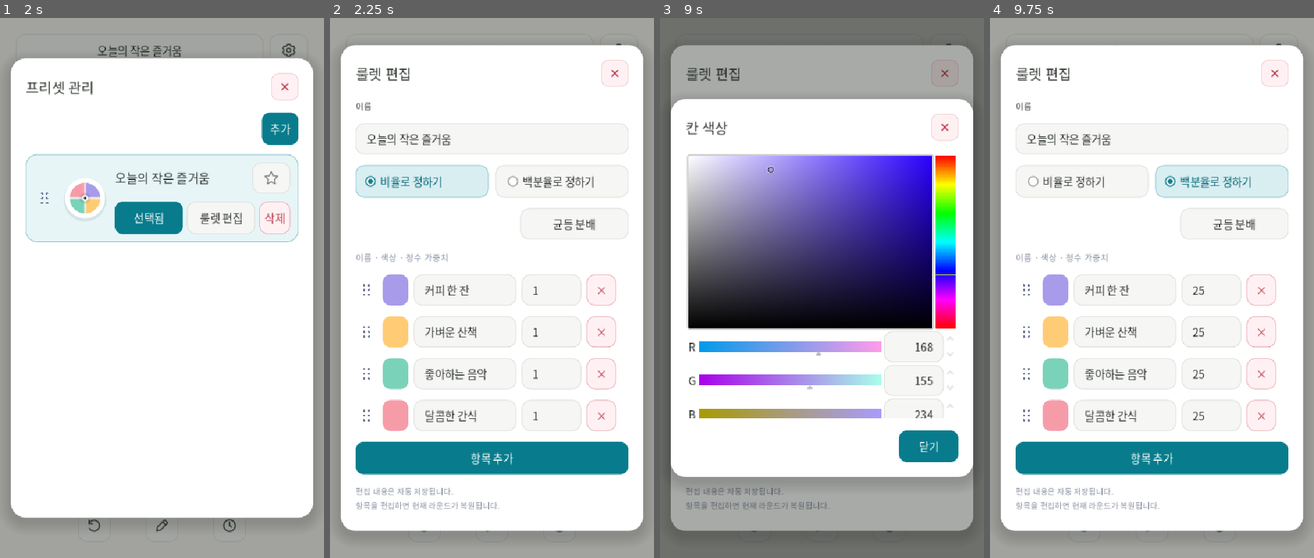
Above: before the commit, frames 1-4 (left to right).
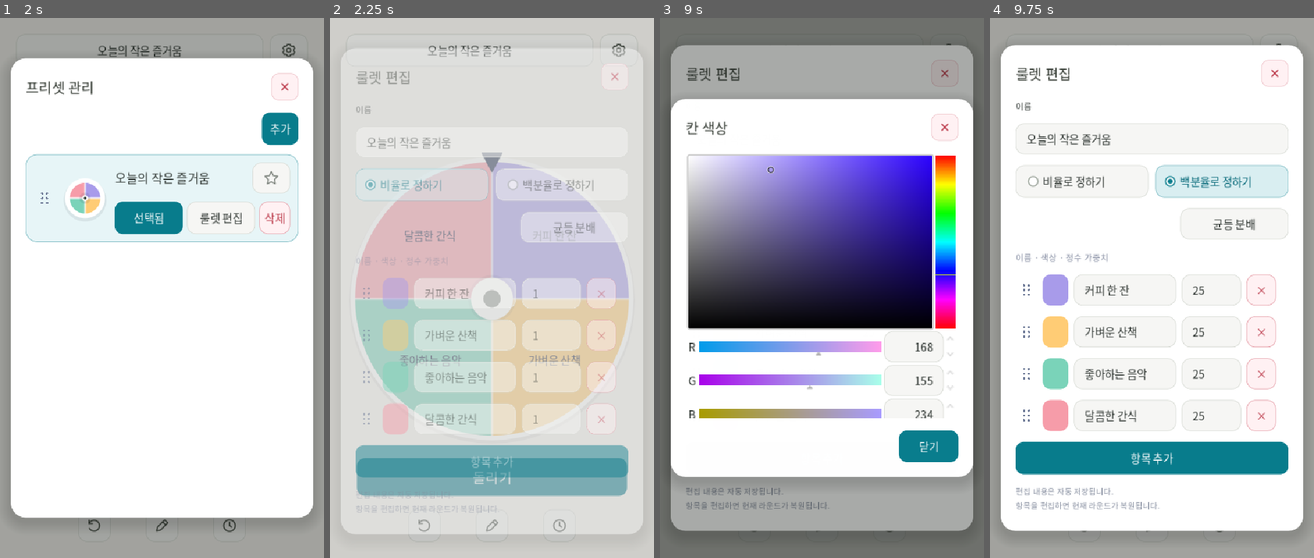
Above: after the commit, the same moments.

Repository: huyeon123/spin-wheel
Game: Godot game, scene res://main.tscn
Two runs of this game, one before a commit and one after it. Both use one fixed random seed, a clock stepped at 60 frames per second and the inputs below. Sound files missing from this copy of the repository are replaced by a short silence.
Inputs (mouse positions are in pixels of both pictures, inside the frame that each line leads up to):
- Up to frame 1 (2 s): click "오늘의 작은 즐거움" at 0.5 s; click "선택됨" at 1.25 s
- Up to frame 2 (2.25 s): click "룰렛 편집" at 2 s
- Up to frame 3 (9 s): click (948, 50) at 2.77 s; click "돌리기" at 3.5 s; click (753, 525) at 4.27 s; click (822, 525) at 5.02 s; click (890, 525) at 5.77 s; click "비율로 정하기" at 6.5 s; click "백분율로 정하기" at 7.25 s; click "균등 분배" at 8 s; click (724, 288) at 8.77 s
- Up to frame 4 (9.75 s): click "닫기" at 9.5 s

Frame 1 is identical in both runs. In frame 2, 89% of the frame differs, in the area x 0-100%, y 0-100%; in frame 3, less than 0.1%; in frame 4, nothing differs.

Commit message:
Complete v0.2.8 with tested overlay opening and closing transitions

Diff:
--- a/scripts/main.gd
+++ b/scripts/main.gd
@@ -261,9 +261,11 @@
  editor_dialog.popup_centered(Vector2i(760, 720))
 
 func _close_editor() -> void:
+ if editor_dialog.visible:
+  editor_dialog.dismiss(_close_editor)
+  return
  _commit_inputs(editor)
  editor_dialog.hide()
- if is_instance_valid(editor_opener) and editor_opener.is_inside_tree(): editor_opener.grab_focus.call_deferred()
  _save()
  _refresh_wheel()
 
@@ -549,12 +551,12 @@
    var timestamp := _label(str(h.at),13); timestamp.add_theme_color_override("font_color",Color("737d78")); detail.add_child(timestamp)
   if i > end + 1: list.add_child(HSeparator.new())
  var paging := _row(); box.add_child(paging)
- if page > 0: paging.add_child(_button("최근 기록", func(): history_dialog.queue_free(); _history(page - 1)))
- if end >= 0: paging.add_child(_button("이전 기록", func(): history_dialog.queue_free(); _history(page + 1)))
+ if page > 0: paging.add_child(_button("최근 기록", func(): _switch_layer(history_dialog, func(): _history(page - 1))))
+ if end >= 0: paging.add_child(_button("이전 기록", func(): _switch_layer(history_dialog, func(): _history(page + 1))))
  var footer := _row(); box.add_child(footer)
  var count := _label("%d개 기록" % preset.history.size(),14); count.size_flags_horizontal = Control.SIZE_EXPAND_FILL; footer.add_child(count)
  var reset := _button("기록 초기화", func():
-  _confirm("기록 초기화", "이 룰렛의 당첨 기록을 모두 지울까요? 되돌릴 수 없습니다.", func(): preset.history.clear(); _save(); _refresh_result(); history_dialog.queue_free()))
+  _confirm("기록 초기화", "이 룰렛의 당첨 기록을 모두 지울까요? 되돌릴 수 없습니다.", func(): preset.history.clear(); _save(); _refresh_result(); history_dialog.dismiss(history_dialog.queue_free)))
  _danger_button(reset); reset.disabled = preset.history.is_empty(); footer.add_child(reset)
  history_dialog.confirmed.connect(history_dialog.queue_free); history_dialog.canceled.connect(history_dialog.queue_free); history_dialog.popup_centered()
 
@@ -577,7 +579,8 @@
  return _top_layer() != null
 
 func _top_layer() -> Control:
- var layers := get_tree().get_nodes_in_group("wheel_layers")
+ # Reopening an existing modal changes visual stack order, not scene-tree order.
+ var layers := Layer._open_layers
  for i in range(layers.size() - 1, -1, -1):
   if is_instance_valid(layers[i]) and layers[i].is_visible_in_tree(): return layers[i]
  return null
@@ -619,7 +622,9 @@
  _settings()
 
 func _switch_layer(dialog: Control, action: Callable) -> void:
- dialog.hide(); dialog.queue_free(); action.call_deferred()
+ dialog.dismiss(func():
+  dialog.queue_free()
+  action.call_deferred())
 
 func _animate_spin(t: float) -> void:
  # Quintic trajectory matches release velocity and ends with zero velocity/acceleration.
@@ -767,6 +772,9 @@
 
 func _preset_manager() -> void:
  if busy: return
+ if is_instance_valid(manager_dialog) and manager_dialog.visible:
+  manager_dialog.popup_centered(Vector2i(620,680))
+  return
  if is_instance_valid(manager_dialog): manager_dialog.queue_free()
  manager_dialog = Layer.new(); manager_dialog.title = "프리셋 관리"; manager_dialog.show_footer = false; add_child(manager_dialog)
  manager_dialog.canceled.connect(manager_dialog.queue_free)
@@ -817,8 +825,9 @@
 func _manager_edit(id: String) -> void:
  if busy: return
  _manager_select(id)
- if is_instance_valid(manager_dialog): manager_dialog.hide(); manager_dialog.queue_free()
- _open_editor()
+ if is_instance_valid(manager_dialog):
+  _switch_layer(manager_dialog, _open_editor)
+ else: _open_editor()
 
 func _manager_delete(id: String) -> void:
  if busy or data.presets.size() <= 1: return
--- a/scripts/wheel_layer.gd
+++ b/scripts/wheel_layer.gd
@@ -5,6 +5,12 @@
 signal canceled
 signal close_requested
 
+const ENTER_SECONDS := 0.18
+const EXIT_SECONDS := 0.14
+const TRAVEL_PIXELS := 10.0
+## Injectable accessibility preference: host/platform integration may set this.
+## Godot 4.6 has no cross-platform native reduced-motion preference API.
+static var reduced_motion := false
 static var _open_layers: Array[Control] = []
 var title := "":
  set(value):
@@ -49,6 +55,15 @@
 var _confirmation := false
 var _preferred := Vector2i.ZERO
 var _built := false
+var _transition: Tween
+var _closing := false
+var _transition_id := 0
+var _rest_position := Vector2.ZERO
+var _motion_offset := 0.0:
+ set(value):
+  _motion_offset = value
+  if is_instance_valid(card): card.position = _rest_position + Vector2(0, value)
+var _exit_blocker: Control
 
 func _init() -> void:
  visible = false
@@ -178,6 +193,12 @@
  _ok = _button(ok_button_text, true)
  _ok.pressed.connect(_accept)
  _footer.add_child(_ok)
+ # Keeps the card inert through exit while the full-screen layer still blocks input.
+ _exit_blocker = Control.new()
+ _exit_blocker.mouse_filter = Control.MOUSE_FILTER_STOP
+ add_child(_exit_blocker)
+ _exit_blocker.set_anchors_and_offsets_preset(Control.PRESET_FULL_RECT)
+ _exit_blocker.hide()
 
 func add_content(node: Control) -> void:
  _build()
@@ -197,13 +218,19 @@
 func popup_centered(target: Vector2i = Vector2i.ZERO) -> void:
  _build()
  if not is_inside_tree(): return
+ var was_visible := visible
+ _stop_transition()
+ _closing = false
+ _exit_blocker.hide()
  if not visible:
   var owner := get_viewport().gui_get_focus_owner()
   if is_instance_valid(owner): _opener = weakref(owner)
  _open_layers.erase(self)
  _open_layers.append(self)
- z_as_relative = false
- z_index = 100 + _open_layers.size() * 2
+ for i in range(_open_layers.size()):
+  if is_instance_valid(_open_layers[i]):
+   _open_layers[i].z_as_relative = false
+   _open_layers[i].z_index = 100 + (i + 1) * 2
  _preferred = target
  show()
  if not focus_content_on_open: card.grab_focus()
@@ -211,6 +238,17 @@
  _settle_layout.call_deferred()
  _focus_initial.call_deferred()
  _disable_native_menus.call_deferred(content)
+ if reduced_motion:
+  modulate.a = 1.0
+  _motion_offset = 0.0
+ else:
+  if not was_visible:
+   modulate.a = 0.0
+   _motion_offset = TRAVEL_PIXELS
+  _transition = create_tween().set_parallel(true)
+  _transition.set_trans(Tween.TRANS_CUBIC).set_ease(Tween.EASE_OUT)
+  _transition.tween_property(self, "modulate:a", 1.0, ENTER_SECONDS)
+  _transition.tween_property(self, "_motion_offset", 0.0, ENTER_SECONDS)
 
 func layout_card(target: Vector2i = Vector2i.ZERO) -> void:
  if not is_inside_tree() or not _built: return
@@ -241,6 +279,8 @@
  else:
   card.size = Vector2(width, height)
   card.position = card_area.position + (card_area.size - card.size) * 0.5
+ _rest_position = card.position
+ card.position = _rest_position + Vector2(0, _motion_offset)
  _keep_focus_visible.call_deferred()
 
 func _keep_focus_visible() -> void:
@@ -256,23 +296,60 @@
  await get_tree().process_frame
  if is_inside_tree() and visible: layout_card()
 
+func _stop_transition() -> void:
+ _transition_id += 1
+ if is_instance_valid(_transition): _transition.kill()
+ _transition = null
+
+## Callers that switch or destroy a layer must defer that action until exit completes.
+func dismiss(after_close: Callable = Callable()) -> void:
+ if _closing: return
+ if not visible:
+  if after_close.is_valid(): after_close.call_deferred()
+  return
+ _stop_transition()
+ _closing = true
+ _exit_blocker.show()
+ card.grab_focus()
+ var token := _transition_id
+ if reduced_motion:
+  _finish_dismiss.call_deferred(token, after_close)
+  return
+ _transition = create_tween().set_parallel(true)
+ _transition.set_trans(Tween.TRANS_CUBIC).set_ease(Tween.EASE_IN)
+ _transition.tween_property(self, "modulate:a", 0.0, EXIT_SECONDS)
+ _transition.tween_property(self, "_motion_offset", TRAVEL_PIXELS, EXIT_SECONDS)
+ _transition.chain().tween_callback(_finish_dismiss.bind(token, after_close))
+
+func _finish_dismiss(token: int, after_close: Callable) -> void:
+ if token != _transition_id or not _closing: return
+ _closing = false
+ hide()
+ _deliver_dismiss.call_deferred(_transition_id, after_close)
+
+func _deliver_dismiss(token: int, after_close: Callable) -> void:
+ if token != _transition_id or visible: return
+ if after_close.is_valid(): after_close.call()
+
 func _accept() -> void:
- hide()
- confirmed.emit()
+ dismiss(func(): confirmed.emit())
 
 func request_close() -> void:
- if not visible: return
- hide()
- close_requested.emit()
- canceled.emit()
+ if not visible or _closing: return
+ dismiss(func():
+  close_requested.emit()
+  canceled.emit())
 
 func _visibility_updated() -> void:
  if not visible:
+  _stop_transition()
+  _closing = false
   _open_layers.erase(self)
   _restore_weak_focus.call_deferred(_opener)
   _opener = null
 
 func _exit_tree() -> void:
+ _stop_transition()
  _open_layers.erase(self)
  _restore_weak_focus.call_deferred(_opener)
  _opener = null
@@ -281,12 +358,17 @@
  if reference == null: return
  var previous = reference.get_ref()
  if is_instance_valid(previous) and previous.is_inside_tree() and previous.is_visible_in_tree():
+  # A newer modal owns focus; never restore behind it during a layer switch/reopen.
+  if not _open_layers.is_empty():
+   var top: Control = _open_layers.back()
+   if is_instance_valid(top) and top.is_visible_in_tree() and previous != top and not top.is_ancestor_of(previous): return
   previous.grab_focus()
 
 func _focus_initial() -> void:
  if not is_inside_tree(): return
+ var token := _transition_id
  await get_tree().process_frame
- if not is_inside_tree() or not visible or not _is_topmost(): return
+ if not is_inside_tree() or not visible or _closing or token != _transition_id or not _is_topmost(): return
  if not focus_content_on_open:
   card.grab_focus()
   _scroll.scroll_vertical = 0
@@ -310,6 +392,9 @@
 
 func _input(event: InputEvent) -> void:
  if not visible or not _is_topmost(): return
+ if _closing:
+  get_viewport().set_input_as_handled()
+  return
  if is_dropdown and event is InputEventScreenTouch and event.pressed and not card.get_global_rect().has_point(event.position):
   get_viewport().set_input_as_handled()
   request_close.call_deferred()
--- a/scripts/wheel_select.gd
+++ b/scripts/wheel_select.gd
@@ -55,6 +55,9 @@
 
 func open_choices() -> void:
  if disabled or items.is_empty(): return
+ if is_instance_valid(popup) and popup.visible:
+  popup.popup_centered()
+  return
  if is_instance_valid(popup): popup.queue_free()
  popup = Layer.new(); popup.is_dropdown = true; popup.dropdown_anchor = get_global_rect(); popup.show_footer = false
  get_tree().current_scene.add_child(popup)
@@ -81,9 +84,16 @@
  if selected >= 0: list.get_child(selected).grab_focus.call_deferred()
 
 func choose(index: int) -> void:
- select(index)
- if is_instance_valid(popup): popup.hide(); popup.queue_free()
- _emit_choice.call_deferred(index)
+ if is_instance_valid(popup):
+  var closing_popup := popup
+  closing_popup.dismiss(func():
+   closing_popup.queue_free()
+   if is_inside_tree():
+    select(index)
+    _emit_choice.call_deferred(index))
+ else:
+  select(index)
+  _emit_choice.call_deferred(index)
 
 func _emit_choice(index: int) -> void:
  if is_inside_tree(): item_selected.emit(index)
--- a/tests/test_audio.gd
+++ b/tests/test_audio.gd
@@ -3,6 +3,8 @@
 var checks:=0
 var failures:=0
 func _init()->void:
+ # Legacy behavior fixtures explicitly opt out; real timing is tested separately.
+ load("res://scripts/wheel_layer.gd").reduced_motion = true
  if FileAccess.file_exists("user://state.json"):quit(2);return
  call_deferred("run")
 func check(ok:bool,label:String)->void:
--- a/tests/test_button_states.gd
+++ b/tests/test_button_states.gd
@@ -3,6 +3,8 @@
 var checks:=0
 var failures:=0
 func _init()->void:
+ # Legacy behavior fixtures explicitly opt out; real timing is tested separately.
+ load("res://scripts/wheel_layer.gd").reduced_motion = true
  if DisplayServer.get_name()=="headless":print("BUTTON_STATE_QA requires native renderer");quit(2);return
  if FileAccess.file_exists("user://state.json"):quit(2);return
  call_deferred("run")
--- a/tests/test_close_icons.gd
+++ b/tests/test_close_icons.gd
@@ -2,6 +2,8 @@
 var checks:=0
 var failures:=0
 func _init()->void:
+ # Legacy behavior fixtures explicitly opt out; real timing is tested separately.
+ load("res://scripts/wheel_layer.gd").reduced_motion = true
  if DisplayServer.get_name()=="headless":quit(2);return
  if FileAccess.file_exists("user://state.json"):quit(2);return
  call_deferred("run")
--- a/tests/test_drag_continuity.gd
+++ b/tests/test_drag_continuity.gd
@@ -3,6 +3,8 @@
 var checks:=0
 var failures:=0
 func _init()->void:
+ # Legacy behavior fixtures explicitly opt out; real timing is tested separately.
+ load("res://scripts/wheel_layer.gd").reduced_motion = true
  if FileAccess.file_exists("user://state.json"):quit(2);return
  call_deferred("run")
 func check(ok:bool,label:String)->void:
--- a/tests/test_duration_input.gd
+++ b/tests/test_duration_input.gd
@@ -4,6 +4,8 @@
 var checks:=0
 var failures:=0
 func _init()->void:
+ # Legacy behavior fixtures explicitly opt out; real timing is tested separately.
+ load("res://scripts/wheel_layer.gd").reduced_motion = true
  if FileAccess.file_exists("user://state.json"):quit(2);return
  call_deferred("run")
 func check(ok:bool,label:String)->void:
--- a/tests/test_editor_bounds.gd
+++ b/tests/test_editor_bounds.gd
@@ -2,6 +2,8 @@
 var checks:=0
 var failures:=0
 func _init()->void:
+ # Legacy behavior fixtures explicitly opt out; real timing is tested separately.
+ load("res://scripts/wheel_layer.gd").reduced_motion = true
  if FileAccess.file_exists("user://state.json"):quit(2);return
  call_deferred("run")
 func check(ok:bool,label:String)->void:
--- a/tests/test_editor_focus.gd
+++ b/tests/test_editor_focus.gd
@@ -2,6 +2,8 @@
 var checks:=0
 var failures:=0
 func _init()->void:
+ # Legacy behavior fixtures explicitly opt out; real timing is tested separately.
+ load("res://scripts/wheel_layer.gd").reduced_motion = true
  if FileAccess.file_exists("user://state.json"):quit(2);return
  call_deferred("run")
 func check(ok:bool,label:String)->void:
--- a/tests/test_fixed_layers.gd
+++ b/tests/test_fixed_layers.gd
@@ -2,6 +2,8 @@
 var checks:=0
 var failures:=0
 func _init()->void:
+ # Legacy behavior fixtures explicitly opt out; real timing is tested separately.
+ load("res://scripts/wheel_layer.gd").reduced_motion = true
  if FileAccess.file_exists("user://state.json") or FileAccess.file_exists("user://state.json.bak"):
   push_error("Fixed layer tests need isolated data.");quit(2);return
  call_deferred("run")
--- a/tests/test_gestures.gd
+++ b/tests/test_gestures.gd
@@ -2,6 +2,8 @@
 var checks := 0
 var failures := 0
 func _init() -> void:
+ # Legacy behavior fixtures explicitly opt out; real timing is tested separately.
+ load("res://scripts/wheel_layer.gd").reduced_motion = true
  if FileAccess.file_exists("user://state.json") or FileAccess.file_exists("user://state.json.bak"):
   push_error("Gesture tests require fresh isolated user data."); quit(2); return
  call_deferred("run")
--- a/tests/test_history.gd
+++ b/tests/test_history.gd
@@ -3,6 +3,8 @@
 var checks:=0
 var failures:=0
 func _init()->void:
+ # Legacy behavior fixtures explicitly opt out; real timing is tested separately.
+ load("res://scripts/wheel_layer.gd").reduced_motion = true
  if FileAccess.file_exists("user://state.json"):quit(2);return
  call_deferred("run")
 func settle()->void:
--- a/tests/test_integer_weights.gd
+++ b/tests/test_integer_weights.gd
@@ -2,6 +2,8 @@
 var checks:=0
 var failures:=0
 func _init() -> void:
+ # Legacy behavior fixtures explicitly opt out; real timing is tested separately.
+ load("res://scripts/wheel_layer.gd").reduced_motion = true
  if FileAccess.file_exists("user://state.json") or FileAccess.file_exists("user://state.json.bak"):
   push_error("Integer tests require isolated user data.");quit(2);return
  call_deferred("run")
--- a/tests/test_layout.gd
+++ b/tests/test_layout.gd
@@ -1,6 +1,9 @@
 extends SceneTree
 var failures := 0
-func _init() -> void: call_deferred("run")
+func _init() -> void:
+ # Legacy behavior fixtures explicitly opt out; real timing is tested separately.
+ load("res://scripts/wheel_layer.gd").reduced_motion = true
+ call_deferred("run")
 func settle() -> void:
  for i in range(5): await process_frame
 func fits(app: Control, label: String) -> void:
--- a/tests/test_manager.gd
+++ b/tests/test_manager.gd
@@ -3,6 +3,8 @@
 var checks:=0
 var failures:=0
 func _init()->void:
+ # Legacy behavior fixtures explicitly opt out; real timing is tested separately.
+ load("res://scripts/wheel_layer.gd").reduced_motion = true
  if FileAccess.file_exists("user://state.json"):quit(2);return
  call_deferred("run")
 func check(ok:bool,label:String)->void:
--- a/tests/test_mobile_layout.gd
+++ b/tests/test_mobile_layout.gd
@@ -3,6 +3,8 @@
 var checks:=0
 var failures:=0
 func _init()->void:
+ # Legacy behavior fixtures explicitly opt out; real timing is tested separately.
+ load("res://scripts/wheel_layer.gd").reduced_motion = true
  if FileAccess.file_exists("user://state.json"):quit(2);return
  call_deferred("run")
 func check(ok:bool,label:String)->void:
--- a/tests/test_narrow_layers.gd
+++ b/tests/test_narrow_layers.gd
@@ -2,6 +2,8 @@
 var checks:=0
 var failures:=0
 func _init()->void:
+ # Legacy behavior fixtures explicitly opt out; real timing is tested separately.
+ load("res://scripts/wheel_layer.gd").reduced_motion = true
  if FileAccess.file_exists("user://state.json"):quit(2);return
  call_deferred("run")
 func check(ok:bool,label:String)->void:
--- a/tests/test_new_preset.gd
+++ b/tests/test_new_preset.gd
@@ -3,6 +3,8 @@
 var checks:=0
 var failures:=0
 func _init()->void:
+ # Legacy behavior fixtures explicitly opt out; real timing is tested separately.
+ load("res://scripts/wheel_layer.gd").reduced_motion = true
  if FileAccess.file_exists("user://state.json"):quit(2);return
  call_deferred("run")
 func check(ok:bool,label:String)->void:
--- /dev/null
+++ b/tests/test_overlay_animation.gd
@@ -0,0 +1,66 @@
+extends SceneTree
+const Layer=preload("res://scripts/wheel_layer.gd")
+var checks:=0
+var failures:=0
+func _init()->void:
+ if FileAccess.file_exists("user://state.json"):quit(2);return
+ Layer.reduced_motion=false
+ call_deferred("run")
+func check(ok:bool,label:String)->void:
+ checks+=1
+ if not ok:failures+=1;push_error(label)
+func settle()->void:
+ await create_timer(.26).timeout
+func run()->void:
+ root.size=Vector2i(480,800)
+ var app=load("res://main.tscn").instantiate();root.add_child(app);current_scene=app;await settle()
+ app.main_selector.grab_focus();app._open_editor();var editor=app.editor_dialog
+ check(editor.visible and editor.modulate.a<.1,"open begins transparent while modal is active")
+ await create_timer(.07).timeout
+ check(editor.modulate.a>0 and editor.modulate.a<1 and editor._motion_offset>0,"real entrance interpolates alpha and position")
+ check(root.gui_get_focus_owner()==editor.card,"entrance avoids text focus and keyboard")
+ app._spin();check(not app.busy,"entering layer blocks background spin")
+ await settle()
+ check(is_equal_approx(editor.modulate.a,1) and is_zero_approx(editor._motion_offset),"entrance settles exactly")
+ check(editor.card.get_global_rect().position.y>=app.safe_bounds.position.y,"settled card remains in safe bounds")
+ var count=[0];editor.dismiss(func():count[0]+=1);editor.dismiss(func():count[0]+=10)
+ await create_timer(.05).timeout
+ check(editor.visible and editor._closing and editor._exit_blocker.visible,"exit remains visible and blocks interaction")
+ check(count[0]==0,"close callback not delivered before exit")
+ await settle();check(not editor.visible and count[0]==1,"reentrant close delivers once")
+ check(root.gui_get_focus_owner()==app.main_selector,"close restores opener after exit")
+ app._open_editor();await create_timer(.03).timeout;editor.dismiss(func():count[0]+=10);await create_timer(.03).timeout;editor.popup_centered()
+ await settle();check(editor.visible and count[0]==1 and not editor._closing,"reopen cancels stale exit callback")
+ check(app._top_layer()==editor,"reopened editor owns top stack")
+ app._message("Nested","Dialog");await settle();var nested=app._top_layer()
+ check(nested!=editor and editor.visible,"nested layer leaves parent visible")
+ app._notification(Node.NOTIFICATION_WM_GO_BACK_REQUEST)
+ await create_timer(.04).timeout
+ check(nested.visible and nested._closing,"back animates top layer only")
+ await settle();check(app._top_layer()==editor and editor.visible,"back restores underlying editor")
+ var key=InputEventKey.new();key.keycode=KEY_ESCAPE;key.pressed=true;root.push_input(key,true);await settle()
+ check(not editor.visible,"Escape finishes editor exit")
+ app._open_editor();await settle();editor.dismiss();app._settings();await settle()
+ var settings=app._top_layer();check(settings!=editor and settings.is_ancestor_of(root.gui_get_focus_owner()),"old close cannot steal focus from newer settings")
+ app._close_top_layer();await settle()
+ var drop=Layer.new();drop.is_dropdown=true;drop.dropdown_anchor=Rect2(20,20,200,40);app.add_child(drop);drop.add_content(Label.new());drop.popup_centered();await settle()
+ var outside=InputEventScreenTouch.new();outside.index=0;outside.position=Vector2(450,750);outside.pressed=true;root.push_input(outside,true);await settle()
+ check(not drop.visible,"touch outside dropdown uses animated close")
+ drop.queue_free();await settle()
+ var selector=load("res://scripts/wheel_select.gd").new();app.add_child(selector);selector.add_item("One");selector.add_item("Two");selector.size=Vector2(200,48)
+ var selections=[0];selector.item_selected.connect(func(_i):selections[0]+=1)
+ selector.open_choices();await settle();selector.choose(1)
+ check(selector.selected==0 and selections[0]==0,"selector change waits until exit completion")
+ selector.open_choices();await settle()
+ check(selector.popup.visible and selector.selected==0 and selections[0]==0,"reopen cancels stale selector choice")
+ selector.choose(1);selector.choose(0);await settle()
+ check(selector.selected==1 and selections[0]==1,"repeated selector choice commits first choice once")
+ selector.queue_free();await settle()
+ Layer.reduced_motion=true;app._open_editor();await process_frame;await process_frame
+ check(editor.modulate.a==1 and editor._motion_offset==0,"explicit reduced motion removes movement")
+ app._close_editor();for i in range(5):await process_frame
+ check(not editor.visible,"reduced motion keeps deferred close semantics")
+ app.wheel_audio.stop();app.queue_free();await settle()
+ for suffix in ["",".bak",".tmp"]:DirAccess.remove_absolute("user://state.json"+suffix)
+ print("OVERLAY_ANIMATION_QA: ",checks," checks, ",failures," failures")
+ quit(1 if failures else 0)
--- a/tests/test_overlays.gd
+++ b/tests/test_overlays.gd
@@ -3,6 +3,8 @@
 var checks := 0
 var failures := 0
 func _init() -> void:
+ # Legacy behavior fixtures explicitly opt out; real timing is tested separately.
+ load("res://scripts/wheel_layer.gd").reduced_motion = true
  if FileAccess.file_exists("user://state.json") or FileAccess.file_exists("user://state.json.bak"):
   push_error("Overlay tests require a fresh isolated user data directory.")
   quit(2)
--- a/tests/test_random_landing.gd
+++ b/tests/test_random_landing.gd
@@ -3,6 +3,8 @@
 var checks:=0
 var failures:=0
 func _init()->void:
+ # Legacy behavior fixtures explicitly opt out; real timing is tested separately.
+ load("res://scripts/wheel_layer.gd").reduced_motion = true
  if FileAccess.file_exists("user://state.json"):quit(2);return
  call_deferred("run")
 func check(ok:bool,label:String)->void:
--- a/tests/test_reorder_integration.gd
+++ b/tests/test_reorder_integration.gd
@@ -3,6 +3,8 @@
 var failures:=0
 var checks:=0
 func _init()->void:
+ # Legacy behavior fixtures explicitly opt out; real timing is tested separately.
+ load("res://scripts/wheel_layer.gd").reduced_motion = true
  if FileAccess.file_exists("user://state.json"):quit(2);return
  call_deferred("run")
 func settle()->void:
--- a/tests/test_result.gd
+++ b/tests/test_result.gd
@@ -3,6 +3,8 @@
 var checks:=0
 var failures:=0
 func _init() -> void:
+ # Legacy behavior fixtures explicitly opt out; real timing is tested separately.
+ load("res://scripts/wheel_layer.gd").reduced_motion = true
  if FileAccess.file_exists("user://state.json") or FileAccess.file_exists("user://state.json.bak"):
   push_error("Result tests require fresh isolated user data."); quit(2); return
  call_deferred("run")
--- a/tests/test_selectors.gd
+++ b/tests/test_selectors.gd
@@ -3,6 +3,8 @@
 var checks:=0
 var failures:=0
 func _init()->void:
+ # Legacy behavior fixtures explicitly opt out; real timing is tested separately.
+ load("res://scripts/wheel_layer.gd").reduced_motion = true
  if FileAccess.file_exists("user://state.json"):quit(2);return
  call_deferred("run")
 func settle()->void:
--- a/tests/test_shadow_pixels.gd
+++ b/tests/test_shadow_pixels.gd
@@ -2,6 +2,8 @@
 var checks:=0
 var failures:=0
 func _init()->void:
+ # Legacy behavior fixtures explicitly opt out; real timing is tested separately.
+ load("res://scripts/wheel_layer.gd").reduced_motion = true
  if DisplayServer.get_name()=="headless":quit(2);return
  if FileAccess.file_exists("user://state.json"):quit(2);return
  call_deferred("run")
--- a/tests/test_ui.gd
+++ b/tests/test_ui.gd
@@ -8,6 +8,8 @@
   failures += 1
   push_error(label)
 func _init() -> void:
+ # Legacy behavior fixtures explicitly opt out; real timing is tested separately.
+ load("res://scripts/wheel_layer.gd").reduced_motion = true
  if FileAccess.file_exists("user://state.json"):
   push_error("UI tests require a fresh isolated user data directory; refusing to modify existing data.")
   quit(2)
Not shown, changed: .github/workflows/build.yml
Not shown, changed: docs/QA.md
Not shown, added: docs/screenshots/overlay-motion-preview.mp4
